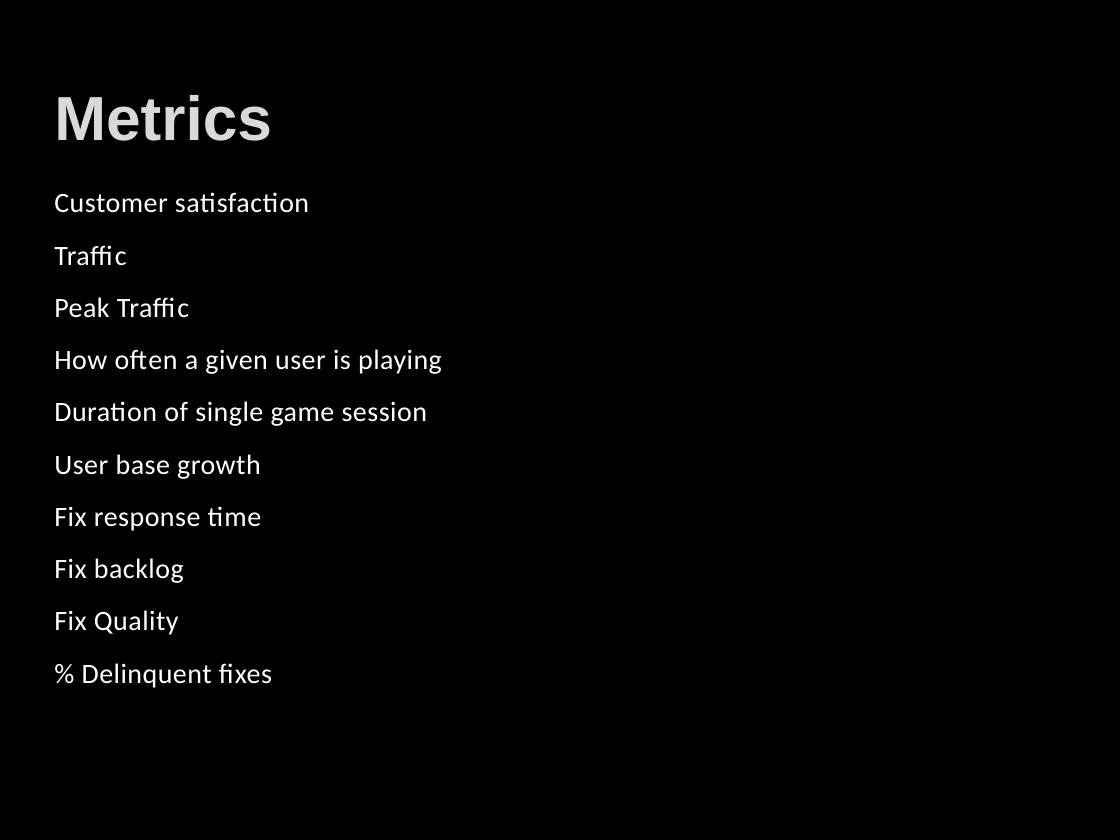
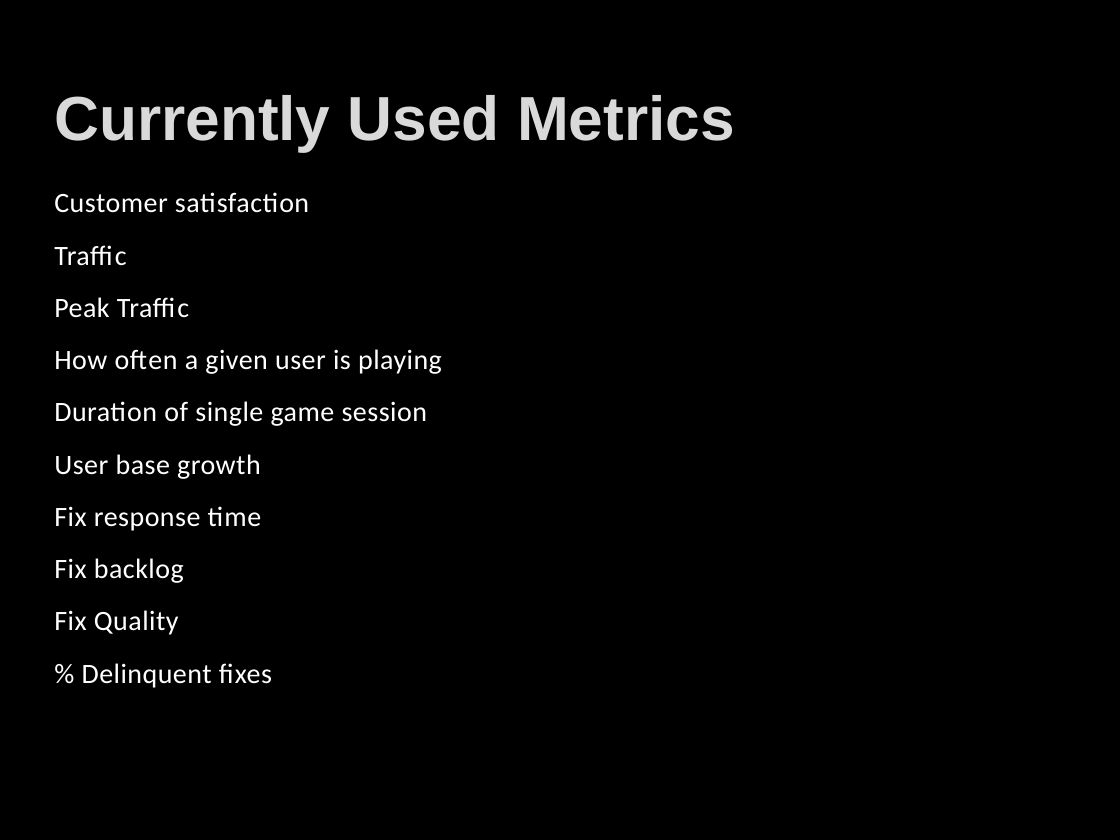
Before and after one commit to JohnMacAslan/pokemon, a slide deck: slide 6 of DomainTrack/Domain Track Presentation.pptx. Drawn at 1120x840 pixels with LibreOffice and Linux fonts; fonts in the diff are those of the drawing; background and template pictures are left out. Boxes give left, top, right and bottom in pixels: in the first picture for what was removed or moved away, otherwise in the second. Text is boxed around its words. In the diff, an @@ line names an element or a change of style, - is before the commit and + after.

Commit message:
Committing edit

```diff
--- a/DomainTrack/Domain Track Presentation.pptx
+++ b/DomainTrack/Domain Track Presentation.pptx
@@ title at <box>54,95,735,151</box>: text changed @@
-Metrics
+Currently Used Metrics
```
